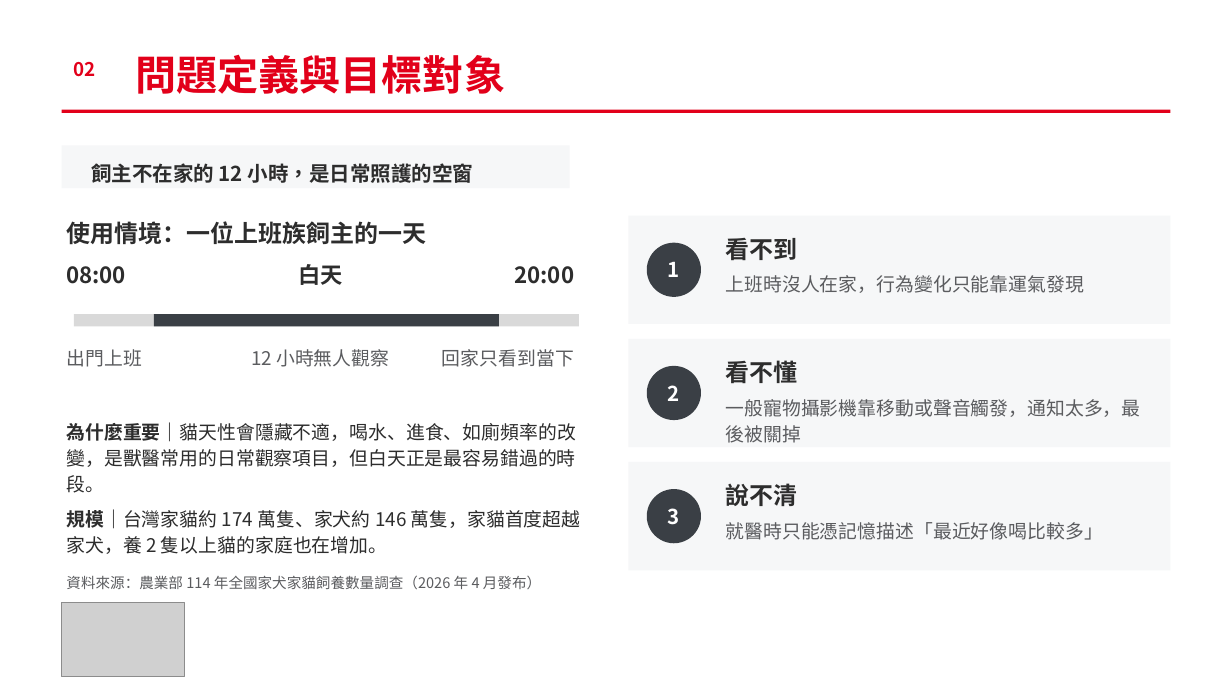
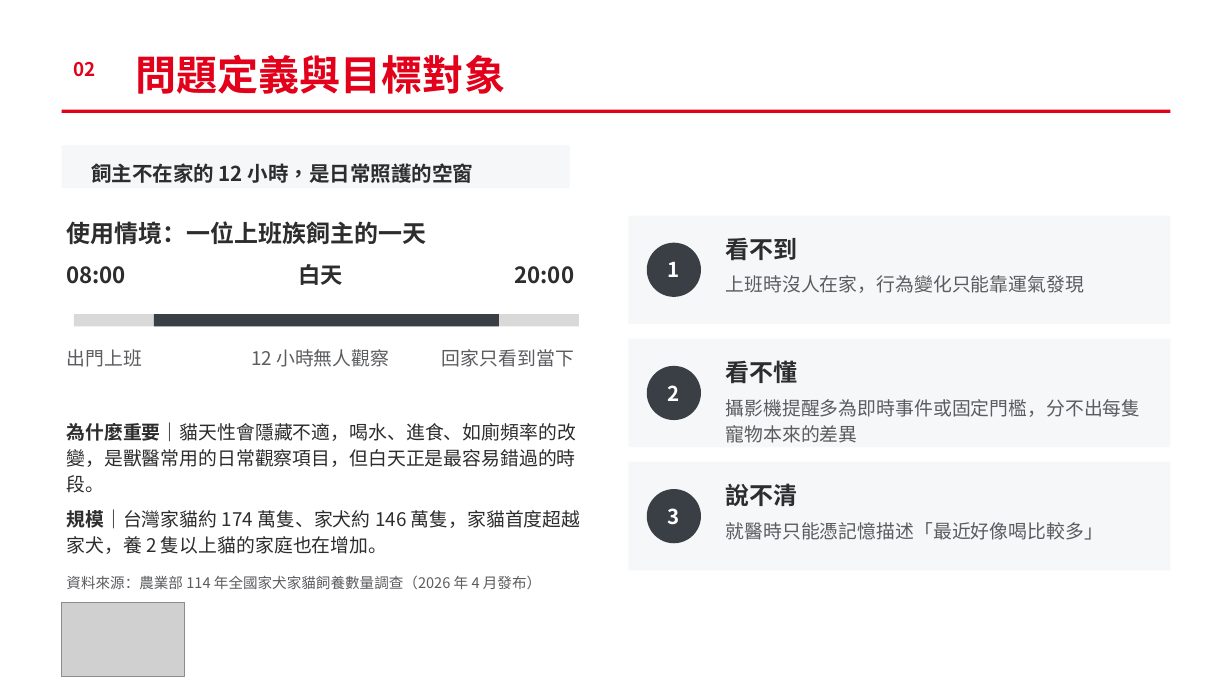
Before and after one commit to ammieliu-jpg/AI_animal, a slide deck: slide 3 of docs/proposal/PetSentinel_proposal.pptx. Drawn at 1232x693 pixels with LibreOffice and Linux fonts; fonts in the diff are those of the drawing; grey boxes stand for pictures. Boxes give left, top, right and bottom in pixels: in the first picture for what was removed or moved away, otherwise in the second. Text is boxed around its words. In the diff, an @@ line names an element or a change of style, - is before the commit and + after.

```diff
--- a/docs/proposal/PetSentinel_proposal.pptx
+++ b/docs/proposal/PetSentinel_proposal.pptx
@@ text at box(726, 399, 1141, 443): text changed @@
-一般寵物攝影機靠移動或聲音觸發，通知太多，最後被關掉
+攝影機提醒多為即時事件或固定門檻，分不出每隻寵物本來的差異
```
Also in this commit, not shown: 2 other slides changed, 6 other files.
